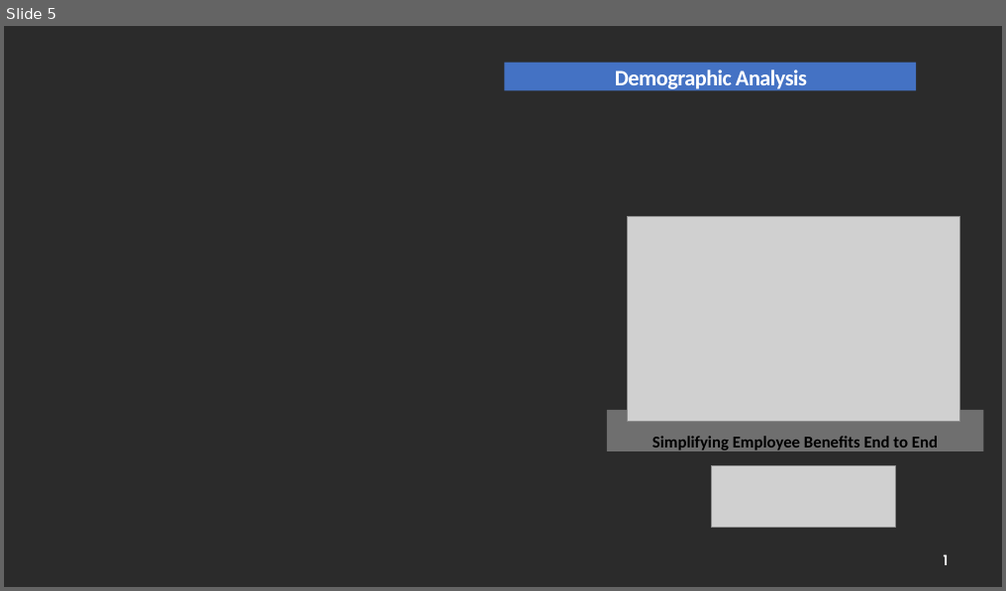
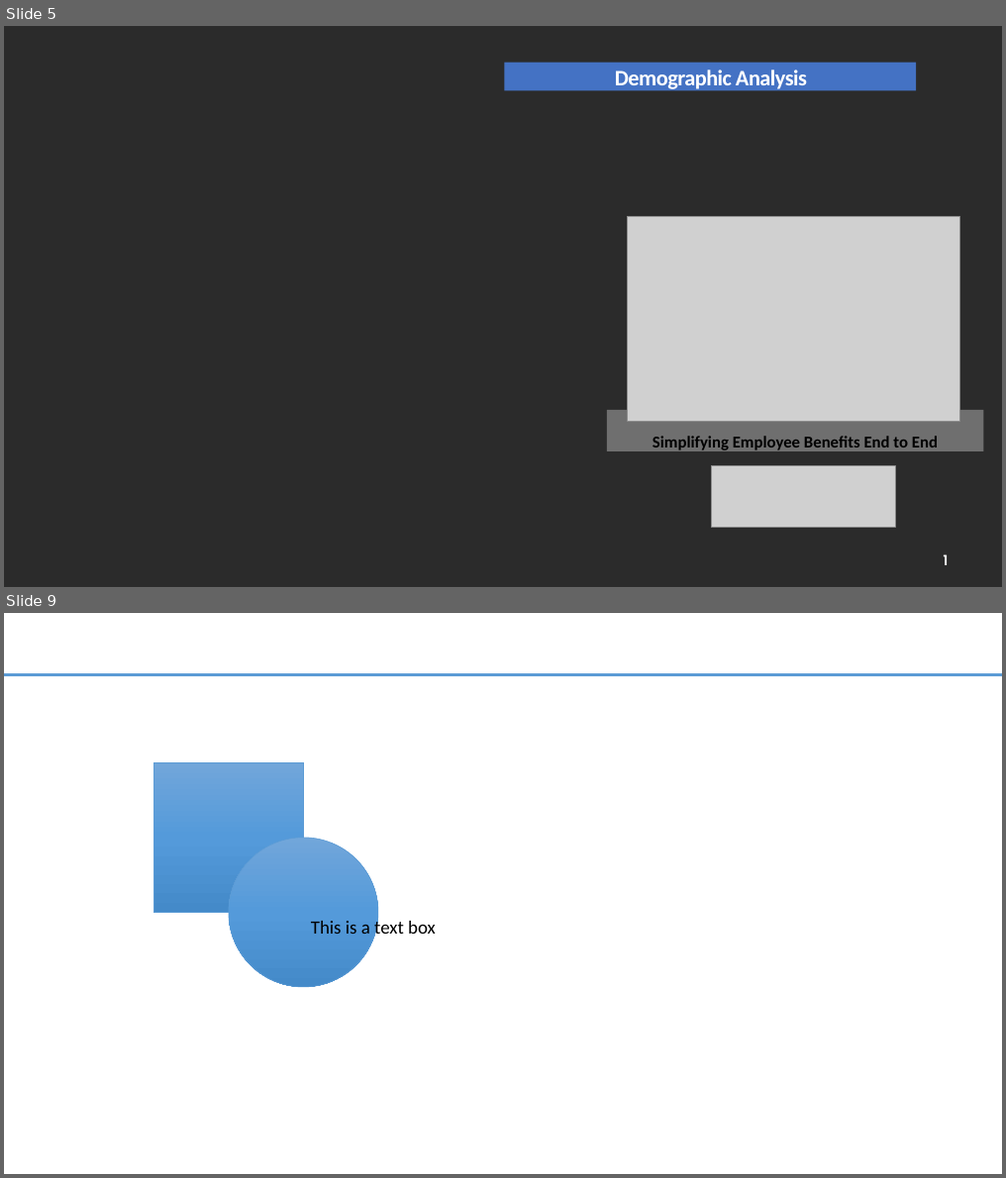
Before and after one commit to smor20/data_analysis, a slide deck: ppt_code_genrated.pptx. Shown one above the other, each under a label of ours: slide 5 before the commit, slides 5 and 9 after it; the slides between them are not shown. The pictures are 1006x591 and 1006x1178 pixels, drawn with LibreOffice and Linux fonts; fonts in the diff are those of the drawing; grey boxes stand for pictures; background and template pictures are left out; a plain dark background stands for a picture behind light text. Boxes give left, top, right and bottom in pixels: in the first picture for what was removed or moved away, otherwise in the second. Text is boxed around its words. In the diff, an @@ line names an element or a change of style, - is before the commit and + after.

```diff
--- a/ppt_code_genrated.pptx
+++ b/ppt_code_genrated.pptx
@@ slide 9 added at (4, 613, 1002, 1174), background #FFFFFF @@
@@ line added from (4, 675) to (1002, 675), #5B9BD5 3 pt @@
@@ rectangle added at (153, 762, 303, 912), fill gradient #71A6DB to #559BDB to #448ACA, outline #5B9BD5 0.5 pt @@
@@ ellipse added at (229, 838, 378, 987), fill gradient #71A6DB to #559BDB to #448ACA, outline #5B9BD5 0.5 pt @@
@@ text added at (311, 919, 436, 937), 18 pt, text #000000 @@
+This is a text box
```
Also in this commit, not shown: 3 other slides added, 2 slides removed, 3 other files.
